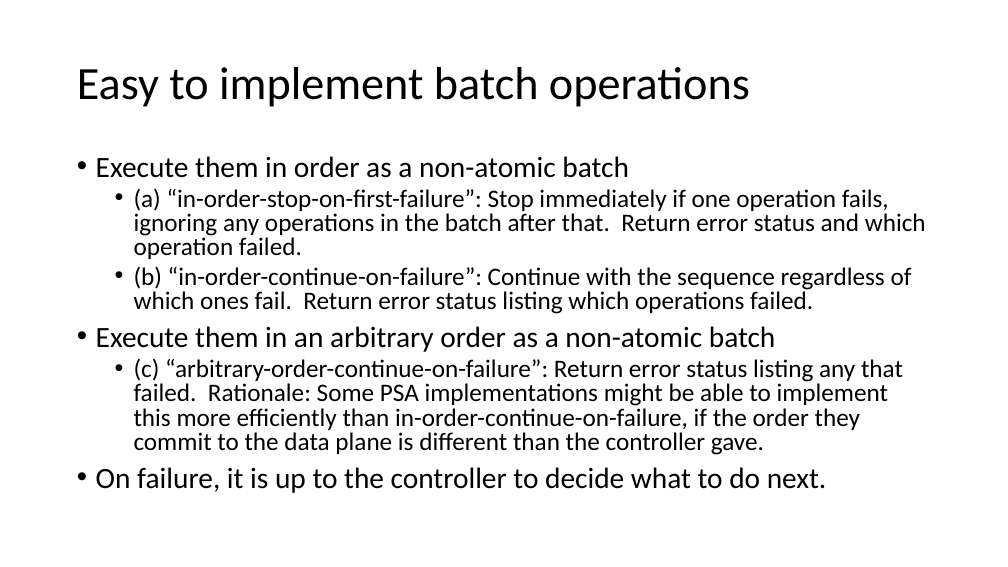
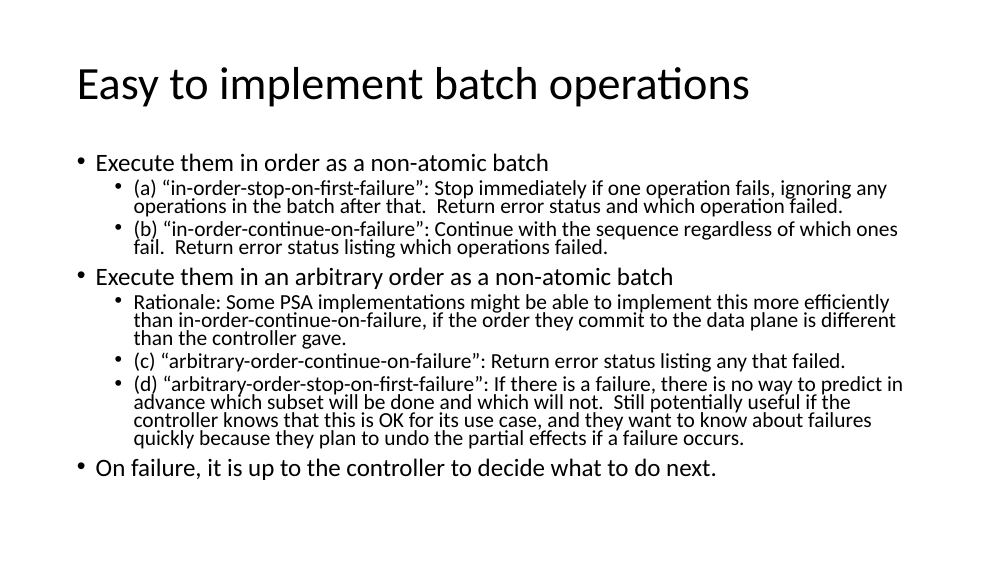
Before and after one commit to jafingerhut/p4-guide, a slide deck: slide 4 of docs/p4runtime api batch operations.pptx. Drawn at 1008x567 pixels with LibreOffice and Linux fonts; fonts in the diff are those of the drawing. Boxes give left, top, right and bottom in pixels: in the first picture for what was removed or moved away, otherwise in the second. Text is boxed around its words. In the diff, an @@ line names an element or a change of style, - is before the commit and + after.

```diff
--- a/docs/p4runtime api batch operations.pptx
+++ b/docs/p4runtime api batch operations.pptx
@@ text at (x1=96, y1=153, x2=898, y2=480): size 28 to 23.8 pt in "Execute them in order as a non-atomic ...", "Execute them in an arbitrary order as ...", "On failure, it is up to the ..."; size 24 to 20.4 pt in "(a) “in-order-stop-on-first-failure”: Stop immediately if on ...", "(b) “in-order-continue-on-failure”: Continue with the sequen ..."; line spacing 0.8 to 0.7 @@
@@ text at (x1=134, y1=294, x2=903, y2=449): text changed; size 24 to 20.4 pt @@
-  • (c) “arbitrary-order-continue-on-failure”: Return error status listing any that failed. Rationale: Some PSA implementations might be able to implement this more efficiently than in-order-continue-on-failure, if the order they commit to the data plane is different than the controller gave.
+  • Rationale: Some PSA implementations might be able to implement this more efficiently than in-order-continue-on-failure, if the order they commit to the data plane is different than the controller gave.
+  • (c) “arbitrary-order-continue-on-failure”: Return error status listing any that failed.
+  • (d) “arbitrary-order-stop-on-first-failure”: If there is a failure, there is no way to predict in advance which subset will be done and which will not. Still potentially useful if the controller knows that this is OK for its use case, and they want to know about failures quickly because they plan to undo the partial effects if a failure occurs.
```
Also in this commit, not shown: 6 other slides changed.
